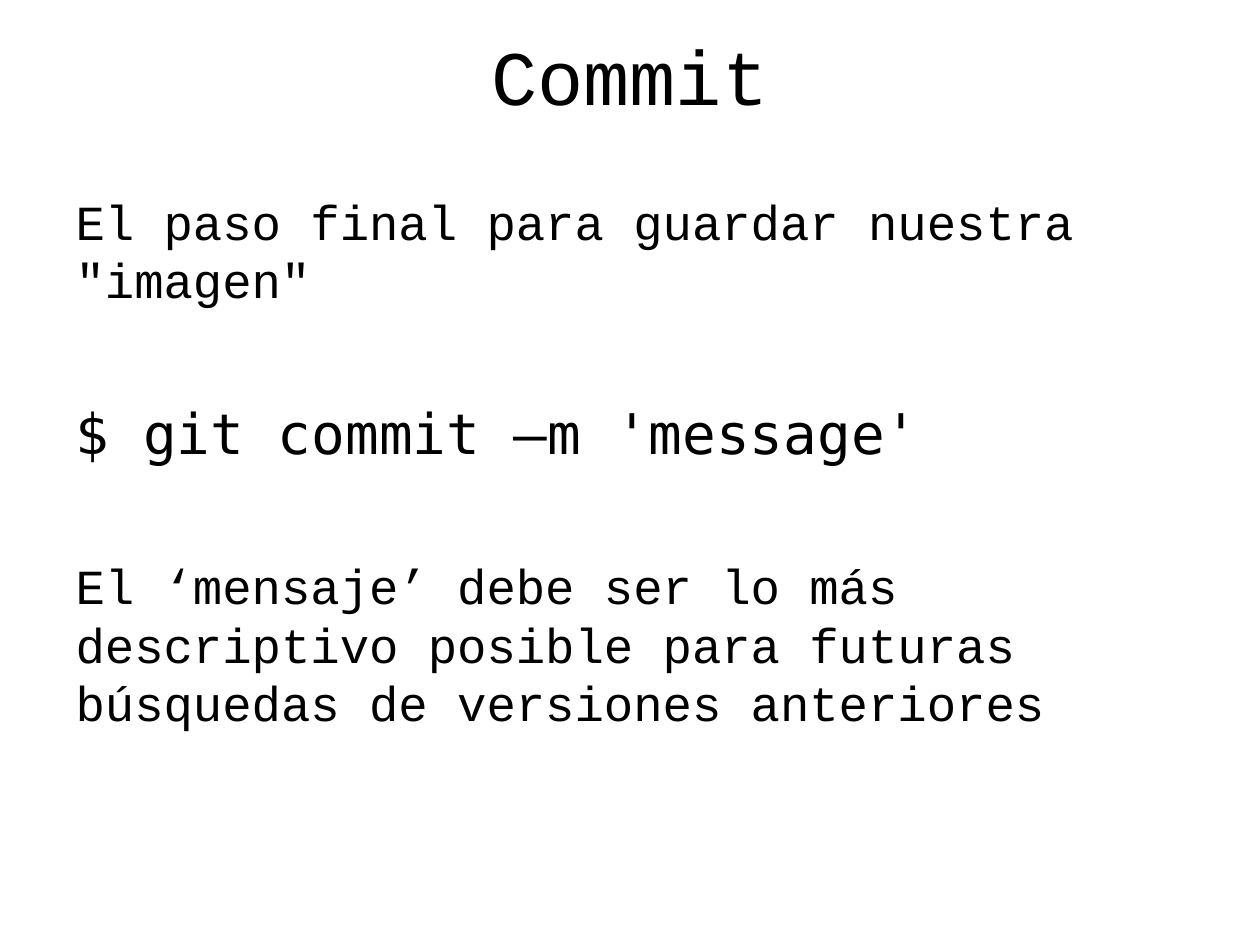
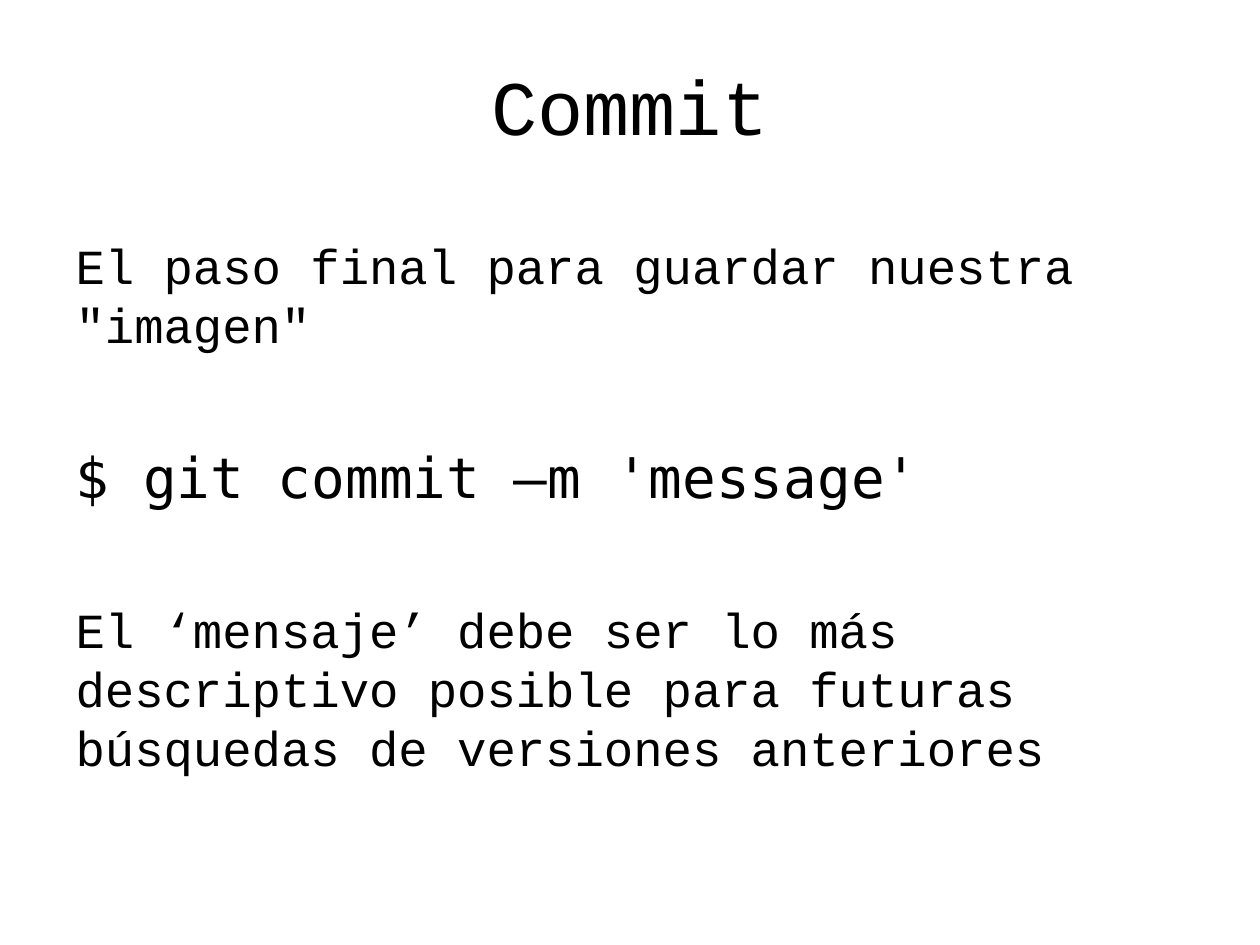
Before and after one commit to cblabcsic/curso_git, a slide deck: slide 8 of Introducción a Git (Mac_Linux)libre.odp. Drawn at 1260x945 pixels with LibreOffice and Linux fonts; fonts in the diff are those of the drawing. Boxes give left, top, right and bottom in pixels: in the first picture for what was removed or moved away, otherwise in the second. Text is boxed around its words. In the diff, an @@ line names an element or a change of style, - is before the commit and + after.

```diff
--- a/Introducción a Git (Mac_Linux)libre.odp
+++ b/Introducción a Git (Mac_Linux)libre.odp
@@ title "Commit": place and size @@
-title "Commit" at [491,50,768,106]
+title "Commit" at [491,79,768,136]
@@ text "El paso final para guardar ...": place and size @@
-text "El paso final para guardar ..." at [76,204,1074,732]
+text "El paso final para guardar ..." at [76,249,1074,777]
```
Also in this commit, not shown: 1 other file.
